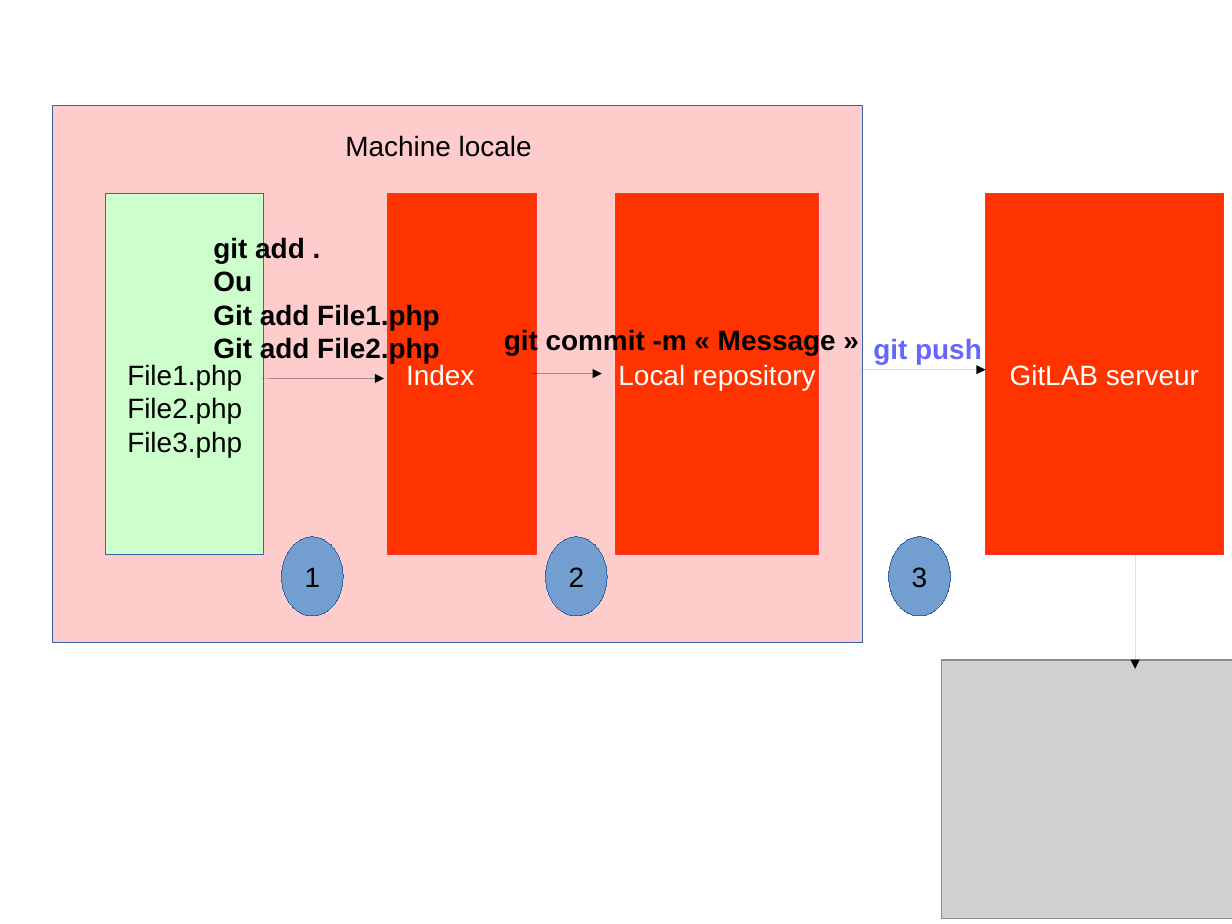
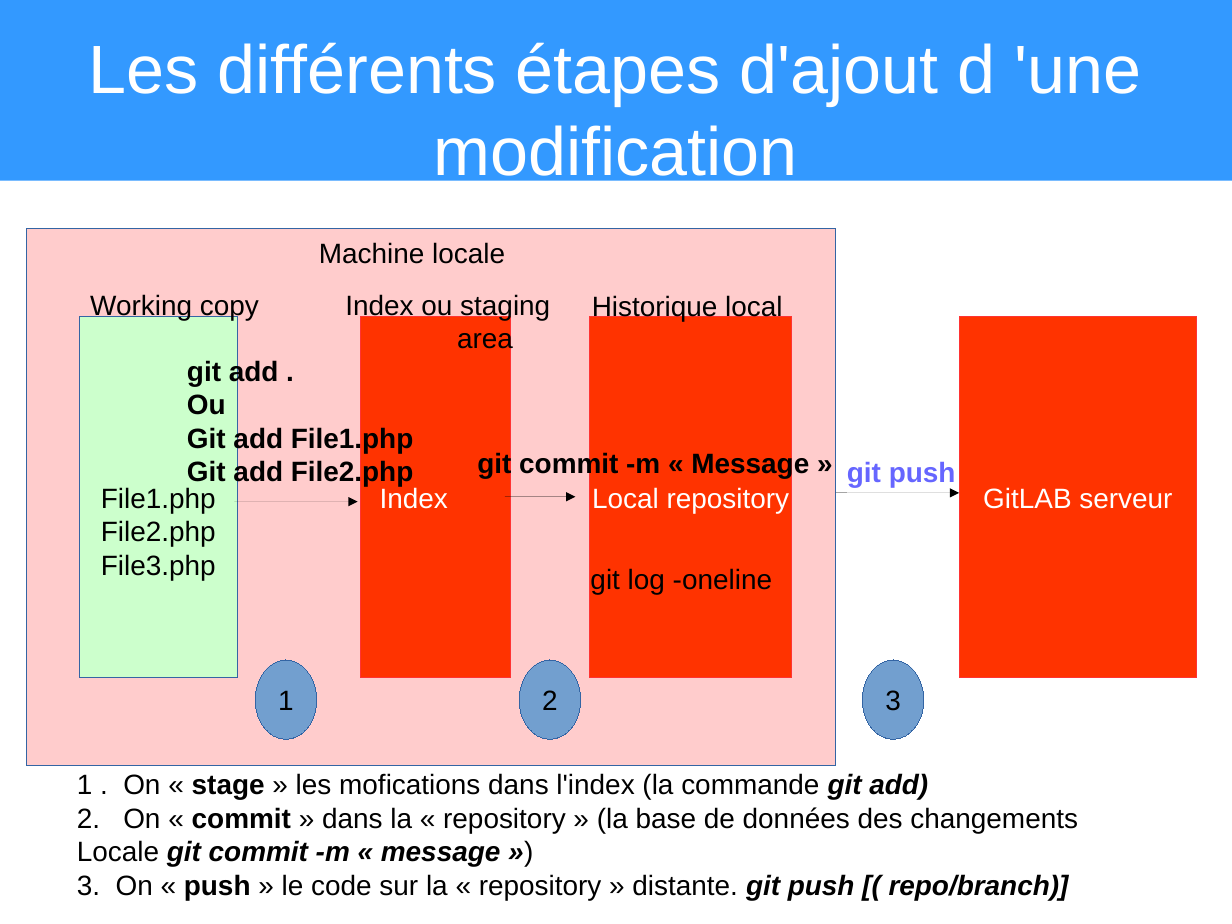
Before and after one commit to heylve/current, a slide deck: slide 10 of Presentations/git_explained.odp (slide 17 before the commit). Drawn at 1232x924 pixels with LibreOffice and Linux fonts; fonts in the diff are those of the drawing; grey boxes stand for pictures. Boxes give left, top, right and bottom in pixels: in the first picture for what was removed or moved away, otherwise in the second. Text is boxed around its words. In the diff, an @@ line names an element or a change of style, - is before the commit and + after.

```diff
--- a/Presentations/git_explained.odp
+++ b/Presentations/git_explained.odp
@@ title added at (0, 0, 1232, 181), fill #3399FF, 44 pt, text #FFFFFF @@
+Les différents étapes d'ajout d 'une modification
@@ text "Machine locale": place and size @@
-text "Machine locale" at (345, 135, 532, 157)
+text "Machine locale" at (319, 242, 505, 264)
@@ text added at (90, 294, 259, 320), 18 pt, text #000000 @@
+Working copy
@@ text added at (345, 294, 550, 353), 18 pt, text #000000 @@
+Index ou staging
+area
@@ text added at (592, 295, 782, 321), 18 pt, text #000000 @@
+Historique local
@@ 5 rectangles, 3 texts, 3 ellipses, 3 arrows: place and size @@
-5 rectangles, 3 texts, 3 ellipses, 3 arrows at (53, 105, 1224, 642)
+5 rectangles, 3 texts, 3 ellipses, 3 arrows at (27, 229, 1197, 766)
@@ text added at (590, 568, 772, 594), 18 pt, text #000000 @@
+git log -oneline
@@ arrow removed from (1136, 555) to (1136, 669) @@
@@ picture removed at (942, 661, 1232, 919) @@
@@ text added at (77, 773, 1078, 900), 18 pt, text #000000 @@
+1 . On « stage » les mofications dans l'index (la commande git add)
+2. On « commit » dans la « repository » (la base de données des changements
+Locale git commit -m « message »)
+3. On « push » le code sur la « repository » distante. git push [( repo/branch)]
```
Also in this commit, not shown: 1 other slide changed, 7 slides added, 8 slides removed.
